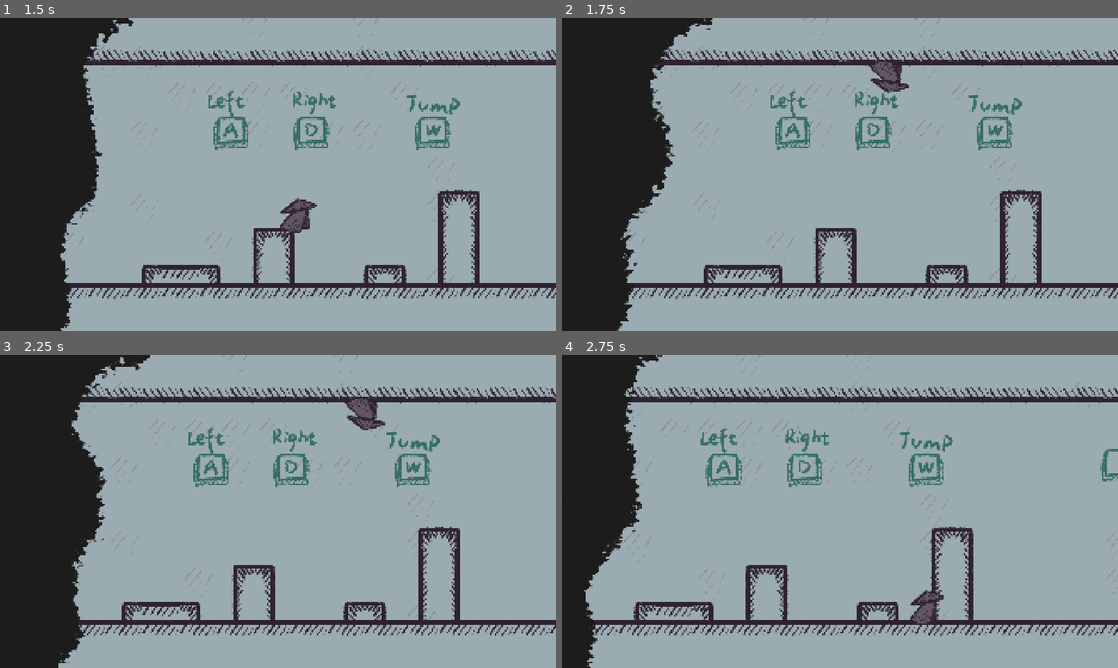
Above: before the commit, frames 1-4 (two rows, left to right).
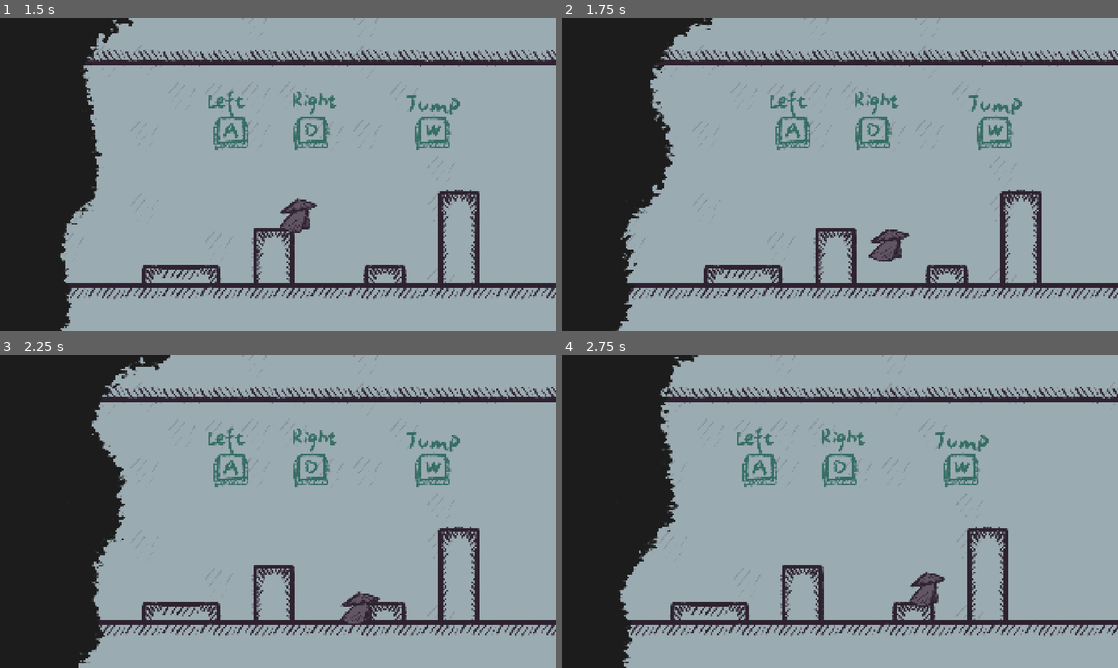
Above: after the commit, the same moments.

Repository: YiTongHu-SC/upside-down
Game: Godot game, scene res://scenes/main.tscn
The game is run twice, just before and just after one commit, with the same random seed, the same clock (stepped at 60 frames per second) and the same inputs.
Inputs:
- Up to frame 1 (1.5 s): click "Start Game" at 0.5 s; hold D (MOVE_RIGHT) from 1.28 s (still down)
- Up to frame 2 (1.75 s): keep holding D (MOVE_RIGHT); tap W (JUMP, bound only after the commit) at 1.52 s
- Up to frame 3 (2.25 s): keep holding D (MOVE_RIGHT)
- Up to frame 4 (2.75 s): keep holding D (MOVE_RIGHT); tap W (JUMP, bound only after the commit) at 2.27 s

Frame 1 is identical in both runs. In frame 2, 0.9% of the frame differs, in the area x 55-63%, y 14-78%; in frame 3, 13%; in frame 4, 16%, in the area x 4-100%, y 0-100%.

Commit message:
input(action): rename "SWITCH" to "DASH" for hero and camera actions
- Updated input action in hero.gd and camera.gd from "SWITCH" to "DASH"
- Modified project.godot to assign space bar to "DASH" instead of "W"

Diff:
--- a/nodes/hero.gd
+++ b/nodes/hero.gd
@@ -44,7 +44,7 @@
 func _physics_process(delta):
 	if GameDataGlobal.game_paused: return
 
-	if Input.is_action_just_pressed("SWITCH"):
+	if Input.is_action_just_pressed("DASH"):
 		upside_down = !upside_down
 		gravity_dir = - gravity_dir
 		up_direction = Vector2(0, -gravity_dir)
--- a/project.godot
+++ b/project.godot
@@ -33,7 +33,7 @@
 
 JUMP={
 "deadzone": 0.2,
-"events": [Object(InputEventKey,"resource_local_to_scene":false,"resource_name":"","device":0,"window_id":0,"alt_pressed":false,"shift_pressed":false,"ctrl_pressed":false,"meta_pressed":false,"pressed":false,"keycode":0,"physical_keycode":32,"key_label":0,"unicode":0,"location":0,"echo":false,"script":null)
+"events": [Object(InputEventKey,"resource_local_to_scene":false,"resource_name":"","device":-1,"window_id":0,"alt_pressed":false,"shift_pressed":false,"ctrl_pressed":false,"meta_pressed":false,"pressed":false,"keycode":0,"physical_keycode":87,"key_label":0,"unicode":119,"location":0,"echo":false,"script":null)
 ]
 }
 MOVE_LEFT={
@@ -46,9 +46,9 @@
 "events": [Object(InputEventKey,"resource_local_to_scene":false,"resource_name":"","device":0,"window_id":0,"alt_presse …(189 unchanged characters)…
 ]
 }
-SWITCH={
+DASH={
 "deadzone": 0.2,
-"events": [Object(InputEventKey,"resource_local_to_scene":false,"resource_name":"","device":-1,"window_id":0,"alt_pressed":false,"shift_pressed":false,"ctrl_pressed":false,"meta_pressed":false,"pressed":false,"keycode":0,"physical_keycode":87,"key_label":0,"unicode":119,"location":0,"echo":false,"script":null)
+"events": [Object(InputEventKey,"resource_local_to_scene":false,"resource_name":"","device":0,"window_id":0,"alt_pressed":false,"shift_pressed":false,"ctrl_pressed":false,"meta_pressed":false,"pressed":false,"keycode":0,"physical_keycode":32,"key_label":0,"unicode":0,"location":0,"echo":false,"script":null)
 ]
 }
 
--- a/scenes/camera.gd
+++ b/scenes/camera.gd
@@ -28,7 +28,7 @@
 			# 目标超过左阈值，向左跟随
 			global_position.x = target_pos.x + left_threshold + follow_offset.x
 		# 在垂直方向上保持当前位置不变
-	if Input.is_action_just_pressed("SWITCH"):
+	if Input.is_action_just_pressed("DASH"):
 		scale.y = -1
 
 func reset():
